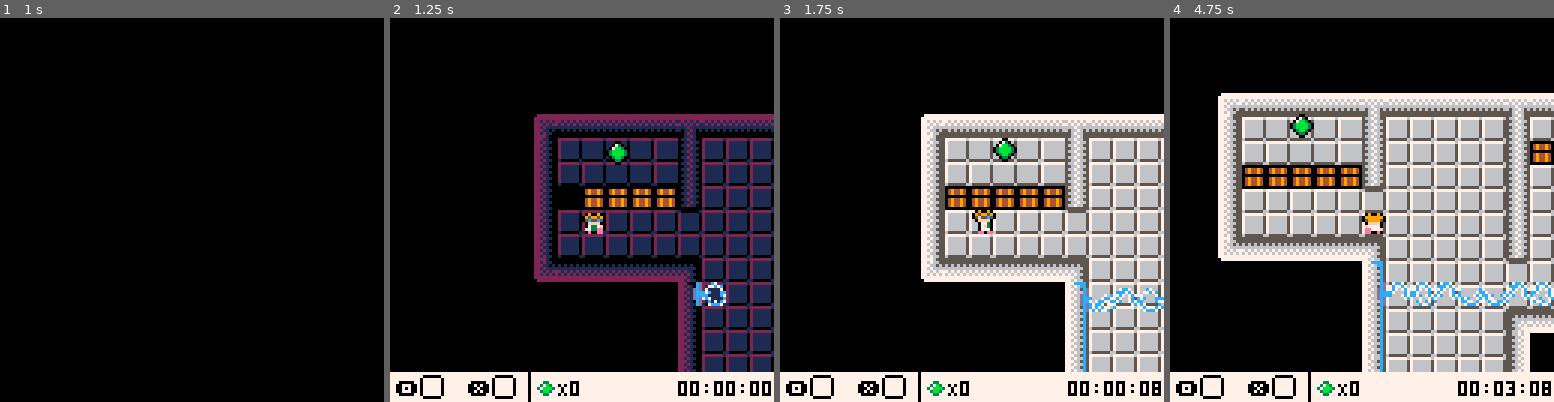
Above: before the commit, frames 1-4 (left to right).
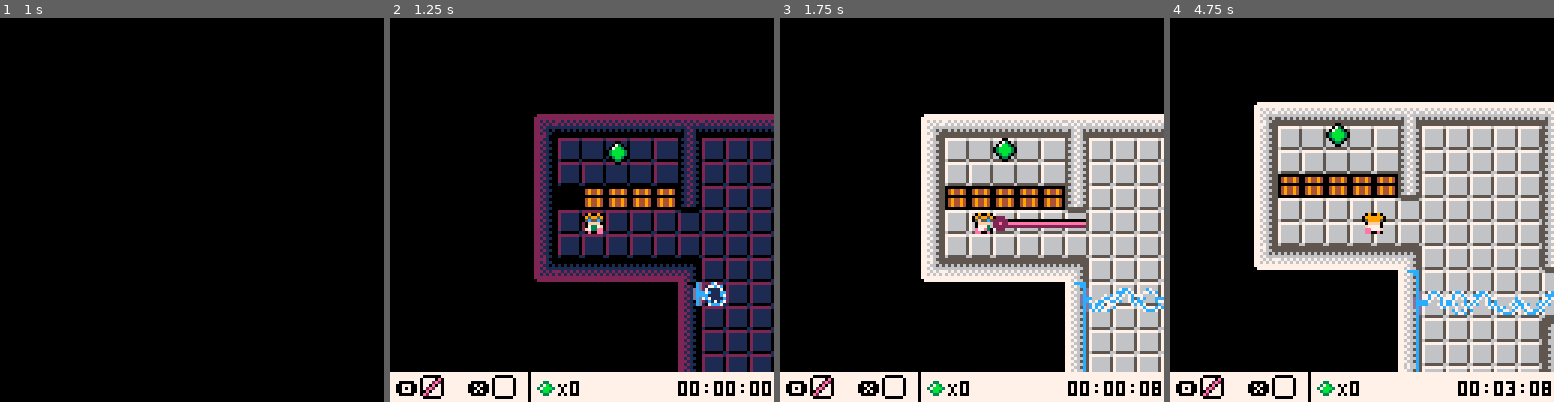
Above: after the commit, the same moments.

Repository: kitasuna/pico8-ttuor
Game: PICO-8 cartridge main.p8
Two runs of this game, one before a commit and one after it. Both use one fixed random seed, a clock stepped at 60 frames per second and the inputs below.
Inputs:
- Up to frame 1 (1 s): tap X (X key) at 0.33 s; tap O (Z key) at 0.7 s
- Up to frame 2 (1.25 s): tap X (X key) at 1.07 s
- Up to frame 3 (1.75 s): hold Right from 1.6 s (still down); tap O (Z key) at 1.7 s
- Up to frame 4 (4.75 s): tap X (X key) at 1.85, 2.97, 4.08 s; release Right at 2.1 s; tap O (Z key) every 0.4 s from 2.1 to 4.5 s; hold Up 2.15-2.42 s; hold Right 2.47-3.03 s; hold Left 3.08-3.58 s; hold Down 3.63-3.97 s; hold Right 4.02-4.68 s; hold Up from 4.73 s (still down)

Frame 1 is identical in both runs. In frame 2, 0.1% of the frame differs, in the area x 8-14%, y 93-99%; in frame 3, 1.0%; in frame 4, 39%, in the area x 8-100%, y 19-99%.

Commit message:
Tweak gbeam start point when facing up

Diff:
--- a/player.lua
+++ b/player.lua
@@ -59,7 +59,7 @@
   player_inventory = {
     flash_at = -1,
     flash_til = 0,
-    glove = 0,
+    glove = 2,
     wormhole = 0,
   }
   player_items = {0,0,0,0,0,0,0,0}
@@ -256,7 +256,7 @@
         local gbeam_pos_y = player.pos_y
         if player_facing == DIRECTION_UP then
           gbeam_pos_y -= 2
-          gbeam_pos_x += 1
+          gbeam_pos_x += 2
         elseif player_facing == DIRECTION_DOWN then
           gbeam_pos_y += 8
           gbeam_pos_x += 6
